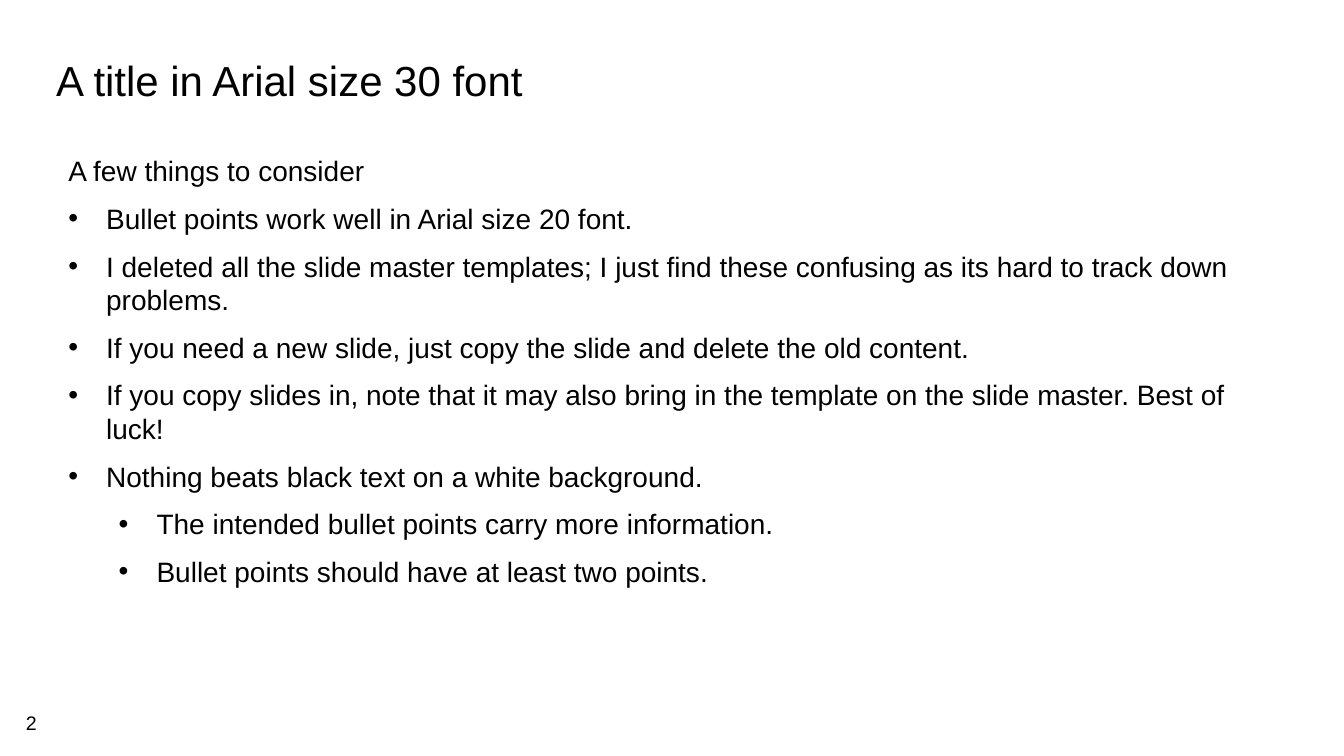
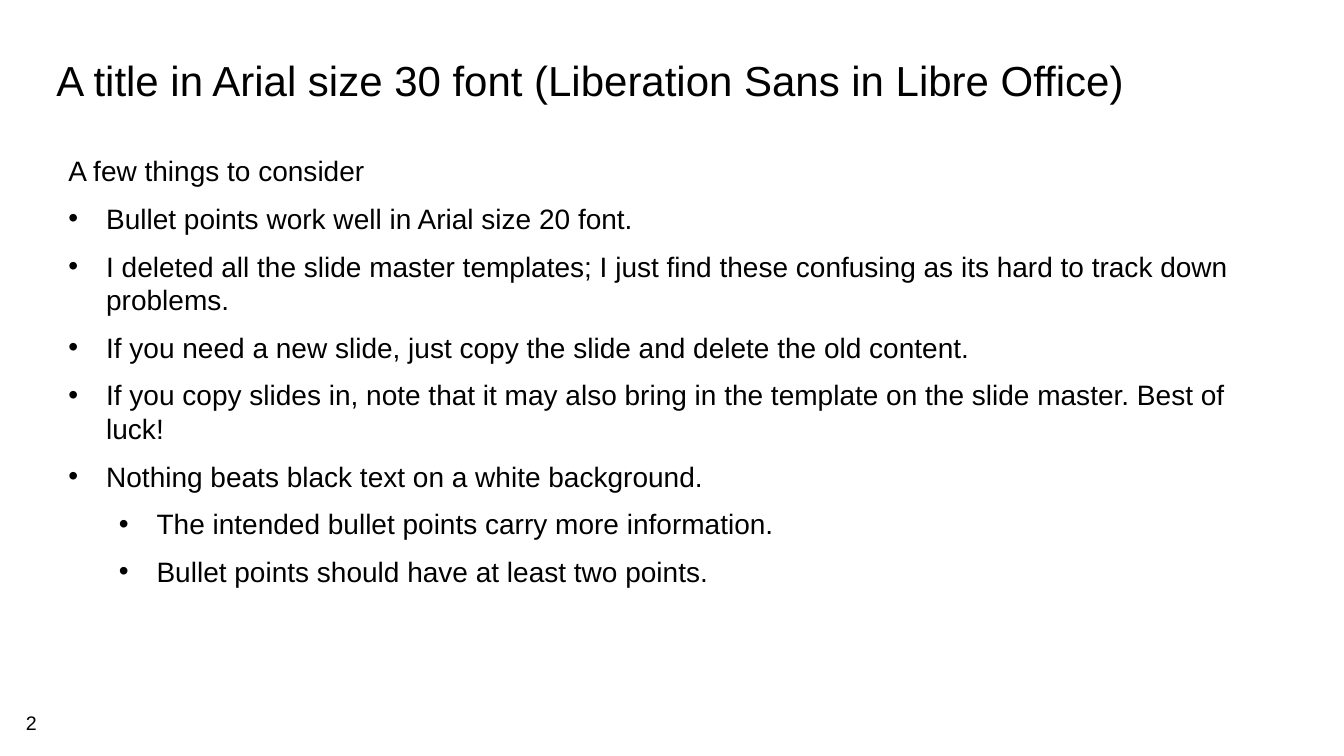
Before and after one commit to ARTS-Laboratory/ARTS-Lab-Branding, a slide deck: slide 2 of PowerPoint/ARTS-Lab_UofSC_slide_template.pptx. Drawn at 1344x756 pixels with LibreOffice and Linux fonts; fonts in the diff are those of the drawing; background and template pictures are left out. Boxes give left, top, right and bottom in pixels: in the first picture for what was removed or moved away, otherwise in the second. Text is boxed around its words. In the diff, an @@ line names an element or a change of style, - is before the commit and + after.

```diff
--- a/PowerPoint/ARTS-Lab_UofSC_slide_template.pptx
+++ b/PowerPoint/ARTS-Lab_UofSC_slide_template.pptx
@@ text at <box>56,65,1124,105</box>: text changed @@
-A title in Arial size 30 font
+A title in Arial size 30 font (Liberation Sans in Libre Office)
```
